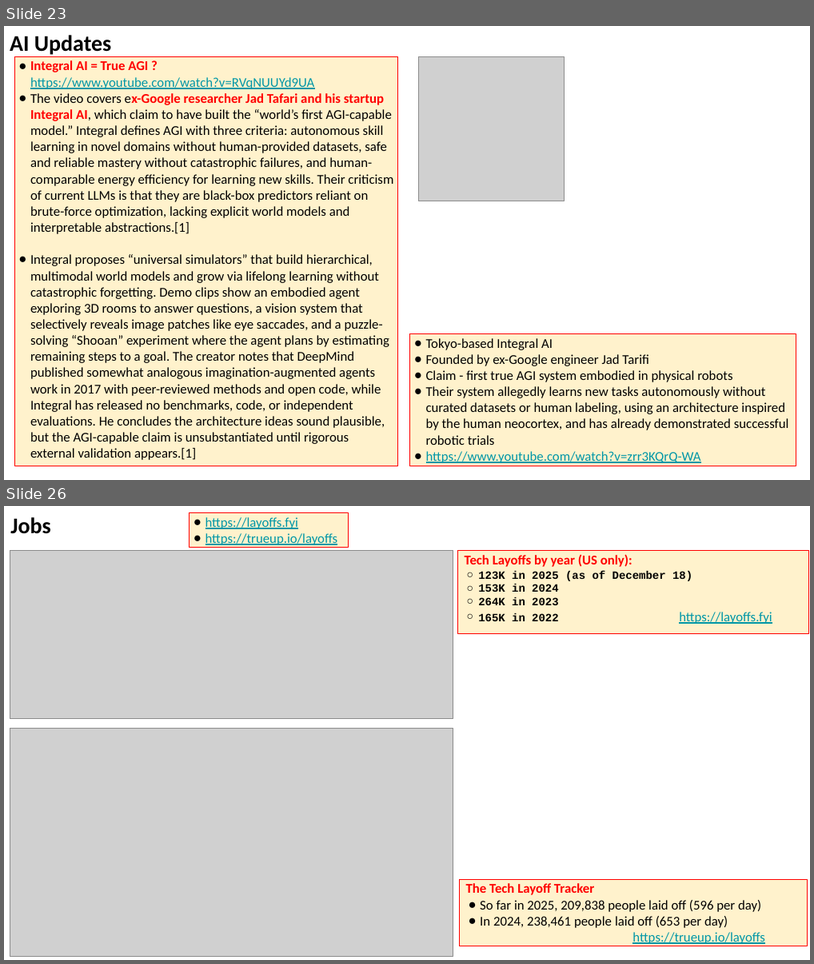
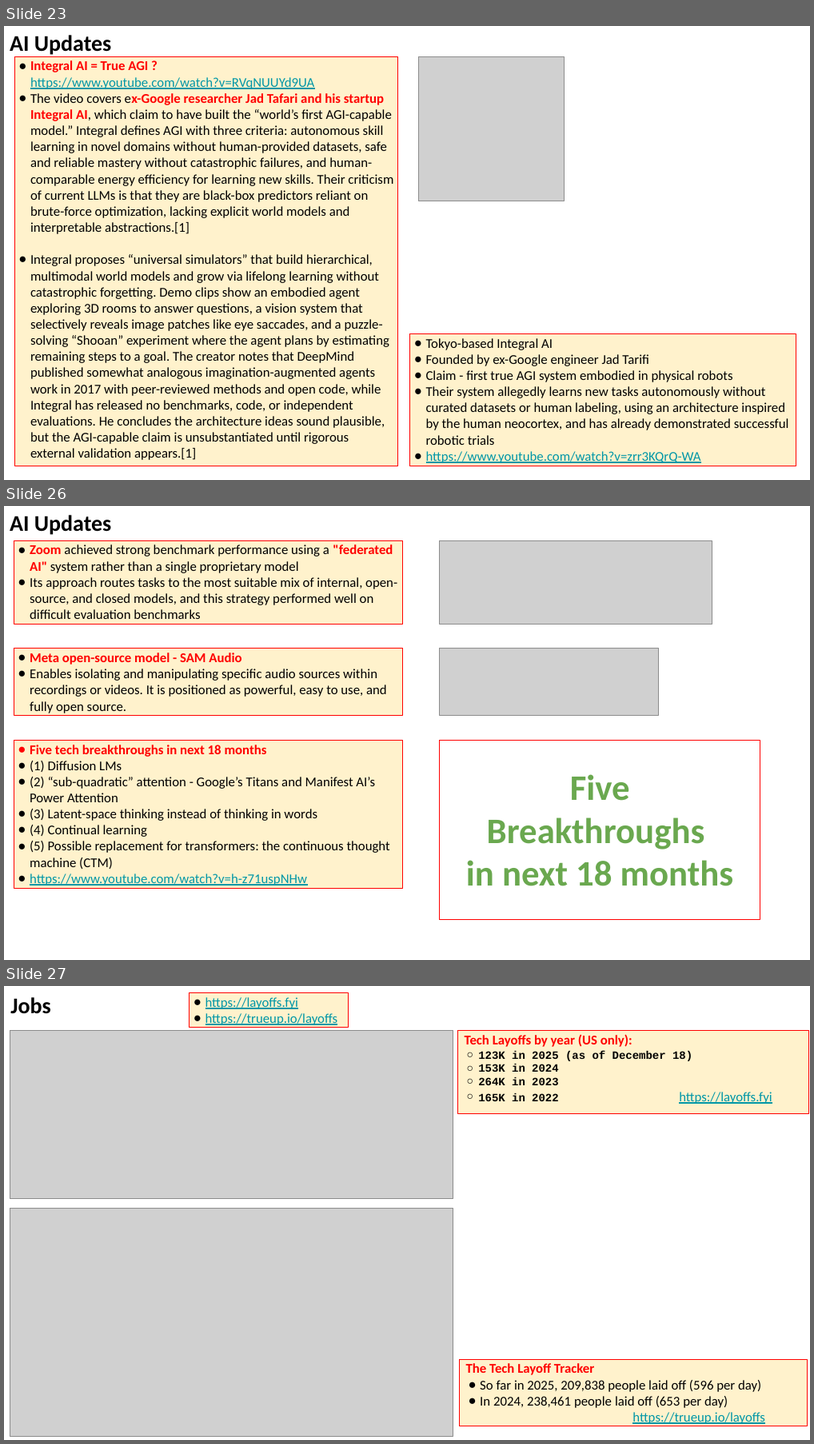
Before and after one commit to lselector/seminar, a slide deck: 2025/2025-12-19-AI-Updates.pptx. Shown one above the other, each under a label of ours: slides 23 and 26 before the commit, slides 23, 26 and 27 after it; the slides between them are not shown. The pictures are 814x964 and 814x1444 pixels, drawn with LibreOffice and Linux fonts; fonts in the diff are those of the drawing; grey boxes stand for pictures. Boxes give left, top, right and bottom in pixels: in the first picture for what was removed or moved away, otherwise in the second. Text is boxed around its words. In the diff, an @@ line names an element or a change of style, - is before the commit and + after.

```diff
--- a/2025/2025-12-19-AI-Updates.pptx
+++ b/2025/2025-12-19-AI-Updates.pptx
@@ slide 26 added at bbox=[4, 506, 810, 960], background #FFFFFF @@
@@ text added at bbox=[10, 515, 112, 535], 20 pt, text #000000, bold @@
+AI Updates
@@ rectangle added at bbox=[14, 540, 402, 624], fill #FFF2CC, outline #FF0000 0.75 pt, 12 pt, text #000000 @@
+● Zoom achieved strong benchmark performance using a "federated AI" system rather than a single proprietary model
+● Its approach routes tasks to the most suitable mix of internal, open-source, and closed models, and this strategy performed well on difficult evaluation benchmarks
@@ picture added at bbox=[439, 540, 712, 624] @@
@@ rectangle added at bbox=[14, 648, 402, 716], fill #FFF2CC, outline #FF0000 0.75 pt, 12 pt, text #000000 @@
+● Meta open-source model - SAM Audio
+● Enables isolating and manipulating specific audio sources within recordings or videos. It is positioned as powerful, easy to use, and fully open source.
@@ picture added at bbox=[439, 648, 658, 716] @@
@@ rectangle added at bbox=[14, 740, 402, 888], fill #FFF2CC, outline #FF0000 0.75 pt, 12 pt, text #000000 @@
+● Five tech breakthroughs in next 18 months
+● (1) Diffusion LMs
+● (2) “sub-quadratic” attention - Google’s Titans and Manifest AI’s Power Attention
+● (3) Latent-space thinking instead of thinking in words
+● (4) Continual learning
+● (5) Possible replacement for transformers: the continuous thought machine (CTM)
+● https://www.youtube.com/watch?v=h-z71uspNHw
@@ rectangle added at bbox=[439, 740, 761, 919], fill #FFFFFF, outline #FF0000 0.75 pt, 32 pt, text #6AA84F, bold @@
+Five Breakthroughs
+in next 18 months
@@ what was slide 26 is now slide 27 @@
```
Also in this commit, not shown: 3 slides changed, 1 other slide added, 1 slide removed.
